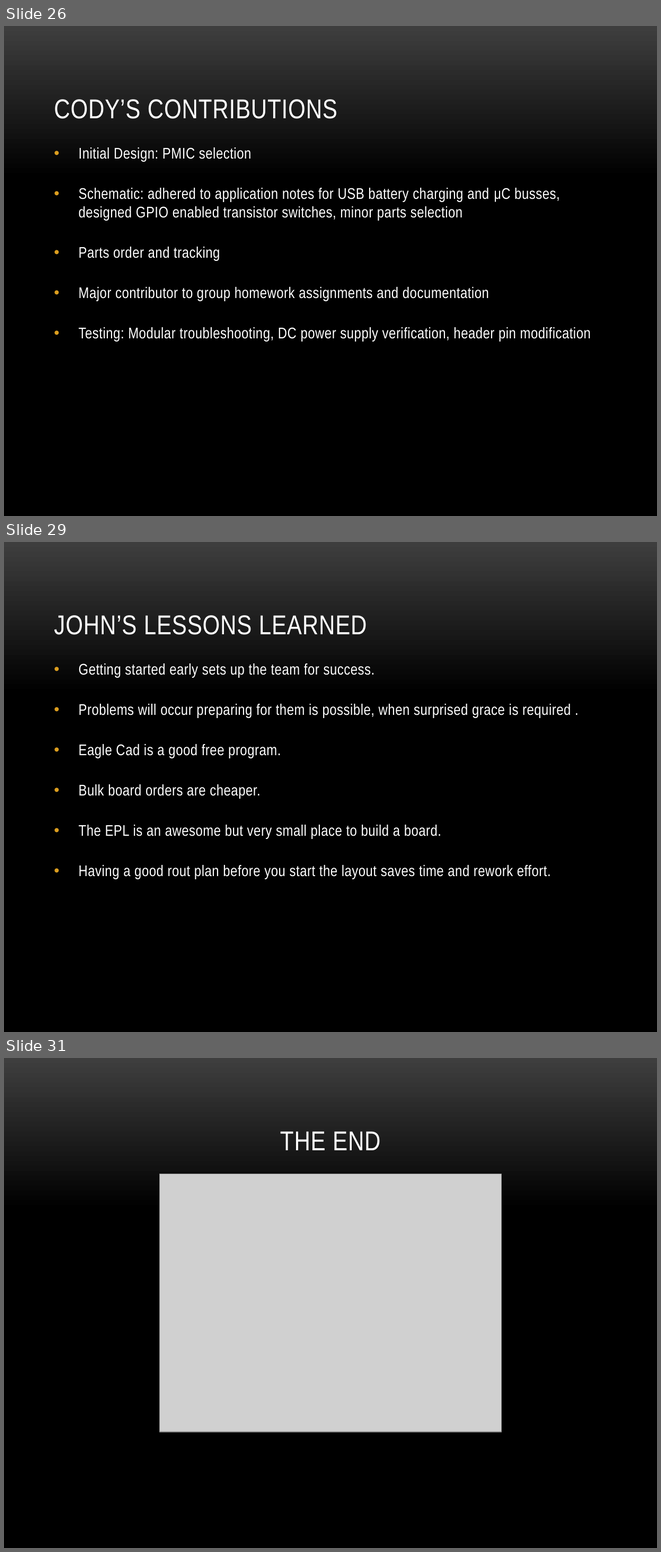
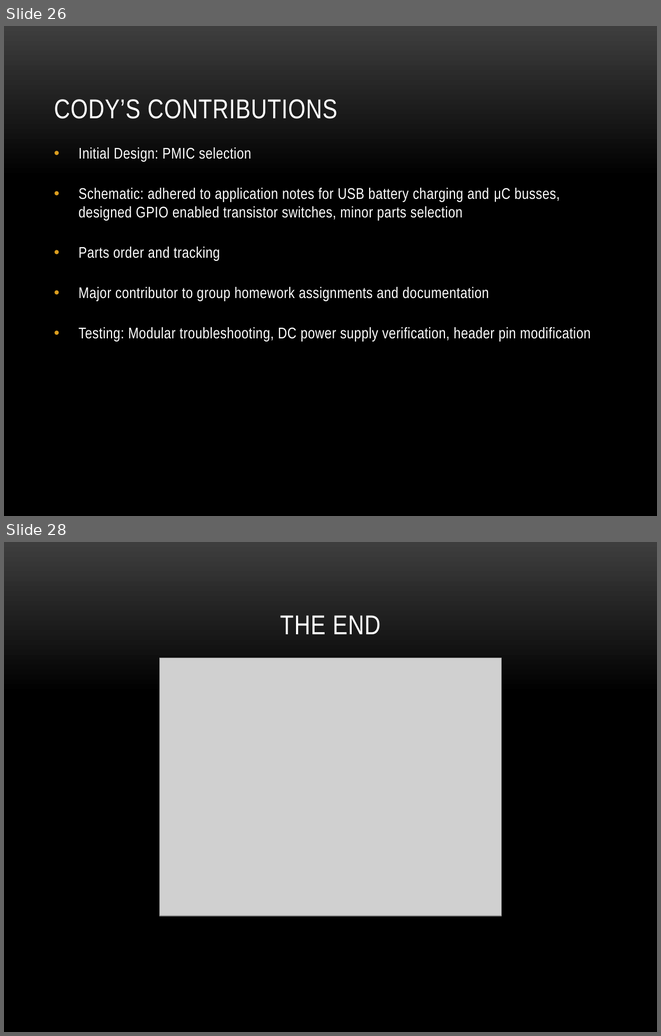
Before and after one commit to dosferatu/electronic-compass, a slide deck: Documentation/Project Documentation/Project Presentation.pptx. Shown one above the other, each under a label of ours: slides 26, 29 and 31 before the commit, slides 26 and 28 after it; the slides between them are not shown. The pictures are 661x1552 and 661x1036 pixels, drawn with LibreOffice and Linux fonts; fonts in the diff are those of the drawing; grey boxes stand for pictures; background and template pictures are left out. Boxes give left, top, right and bottom in pixels: in the first picture for what was removed or moved away, otherwise in the second. Text is boxed around its words. In the diff, an @@ line names an element or a change of style, - is before the commit and + after.

```diff
--- a/Documentation/Project Documentation/Project Presentation.pptx
+++ b/Documentation/Project Documentation/Project Presentation.pptx
@@ slide 29 removed at bbox=[4, 542, 657, 1032], background picture (left out) @@
@@ title removed at bbox=[54, 615, 367, 635] @@
-JOHN’S LESSONS LEARNED
@@ text removed at bbox=[79, 663, 571, 879] @@
-• Getting started early sets up the team for success.
-• Problems will occur preparing for them is possible, when surprised grace is required .
-• Eagle Cad is a good free program.
-• Bulk board orders are cheaper.
-• The EPL is an awesome but very small place to build a board.
-• Having a good rout plan before you start the layout saves time and rework effort.
@@ what was slide 31 is now slide 28 @@
```
Also in this commit, not shown: 1 slide changed, 2 other slides removed, 1 other file.
